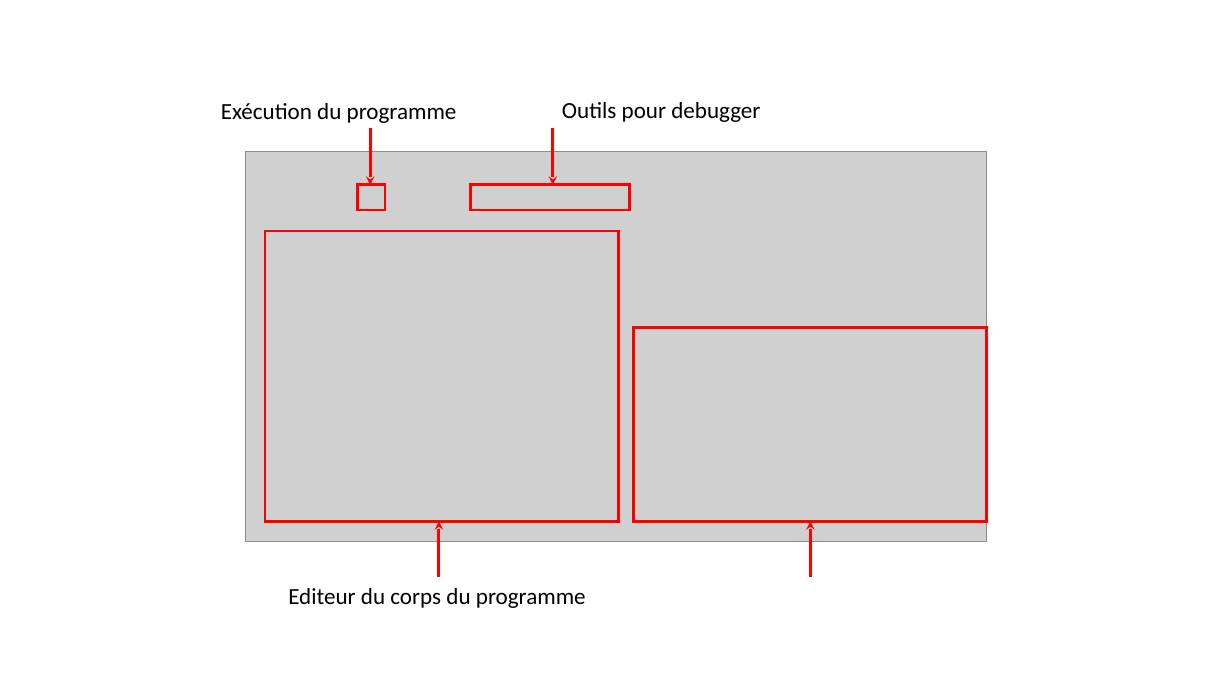
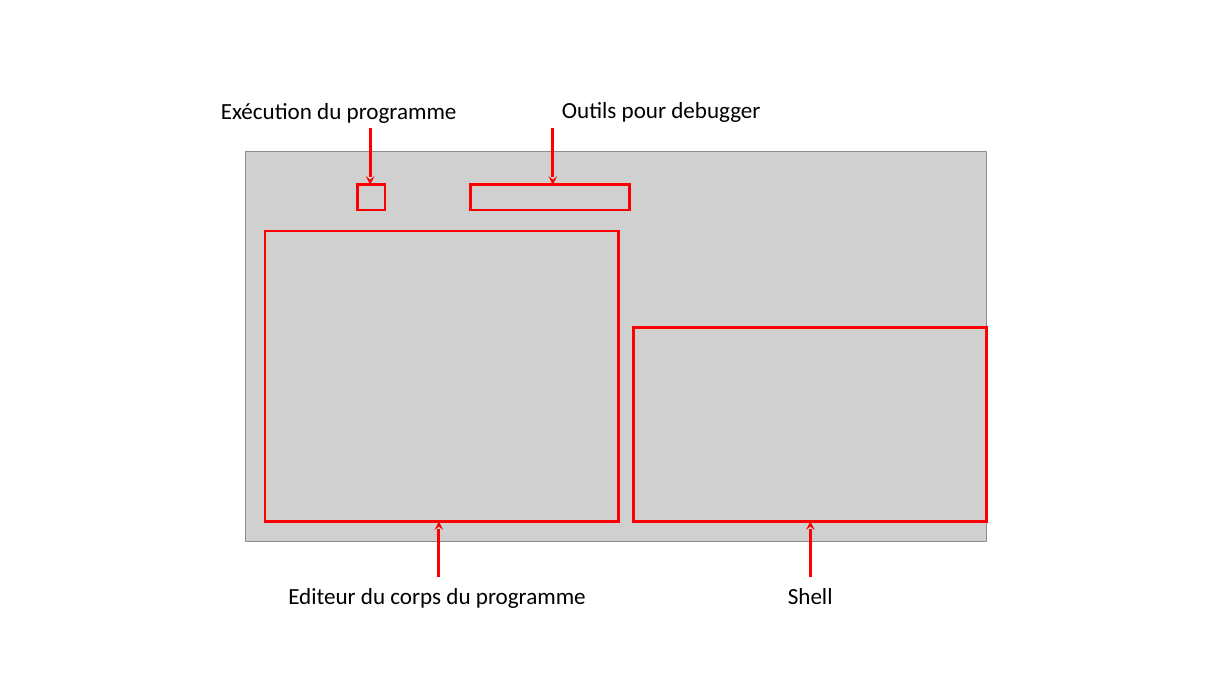
Before and after one commit to xpessoles/Informatique, a slide deck: slide 2 of Semestre_01/01_Bases/Cours/images/Figures.pptx. Drawn at 1232x693 pixels with LibreOffice and Linux fonts; fonts in the diff are those of the drawing; grey boxes stand for pictures. Boxes give left, top, right and bottom in pixels: in the first picture for what was removed or moved away, otherwise in the second. Text is boxed around its words. In the diff, an @@ line names an element or a change of style, - is before the commit and + after.

```diff
--- a/Semestre_01/01_Bases/Cours/images/Figures.pptx
+++ b/Semestre_01/01_Bases/Cours/images/Figures.pptx
@@ text added at (788,588,833,604), 18 pt, text #000000 @@
+Shell
```
Also in this commit, not shown: 1 other file.
